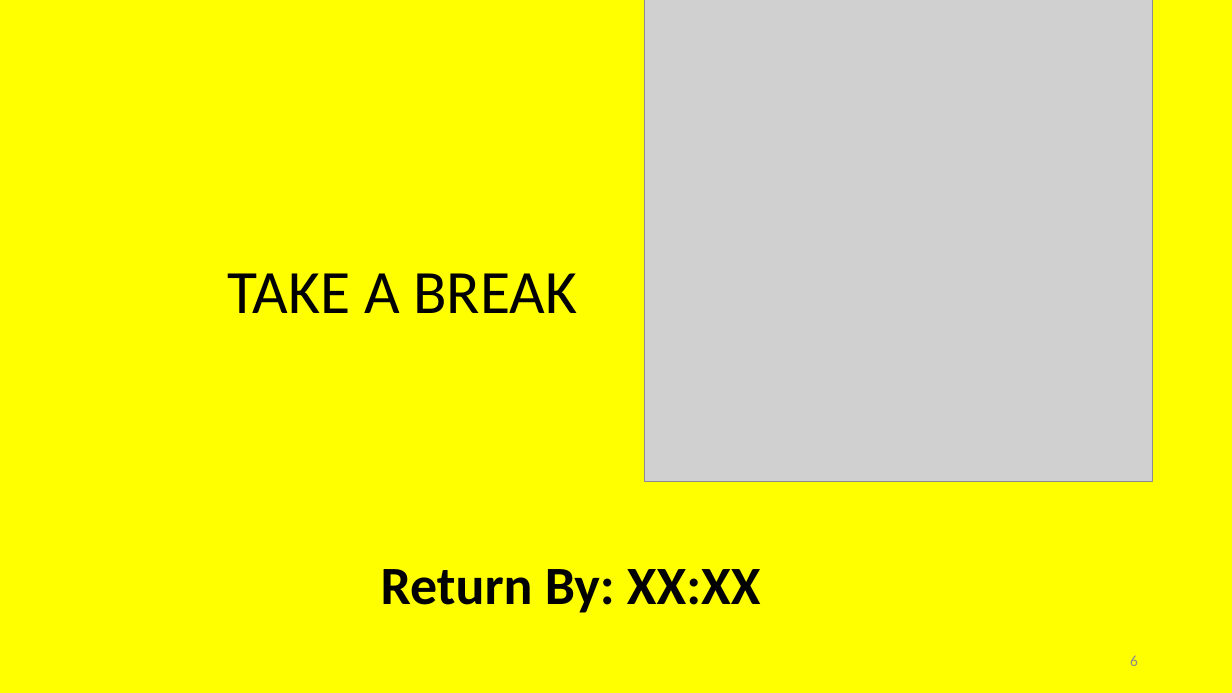
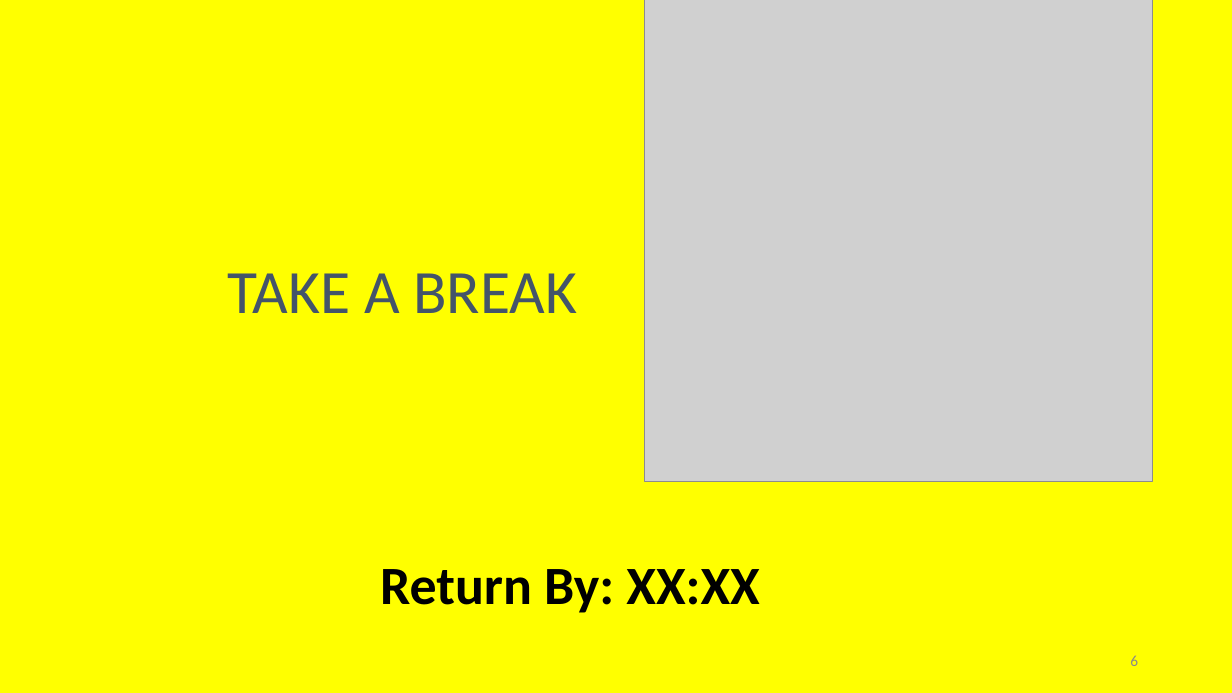
Before and after one commit to irregularchat/template-instructional-design, a slide deck: slide 6 of Development-Training_Name/4-Implement/Lesson_Plans-POI_NAME/Lesson_Plan01-NAME/Audio_Visual-Template/Lesson_Slide-LESSON_NAME.odp. Drawn at 1232x693 pixels with LibreOffice and Linux fonts; fonts in the diff are those of the drawing; grey boxes stand for pictures. Boxes give left, top, right and bottom in pixels: in the first picture for what was removed or moved away, otherwise in the second. Text is boxed around its words. In the diff, an @@ line names an element or a change of style, - is before the commit and + after.

Commit message:
made the first slide orange when marking the master slide title

```diff
--- a/Development-Training_Name/4-Implement/Lesson_Plans-POI_NAME/Lesson_Plan01-NAME/Audio_Visual-Template/Lesson_Slide-LESSON_NAME.odp
+++ b/Development-Training_Name/4-Implement/Lesson_Plans-POI_NAME/Lesson_Plan01-NAME/Audio_Visual-Template/Lesson_Slide-LESSON_NAME.odp
@@ title "TAKE A BREAK" at (227, 273, 578, 313): text colour #000000 to #44546A @@
```
Also in this commit, not shown: 5 other slides changed, 2 other files.
